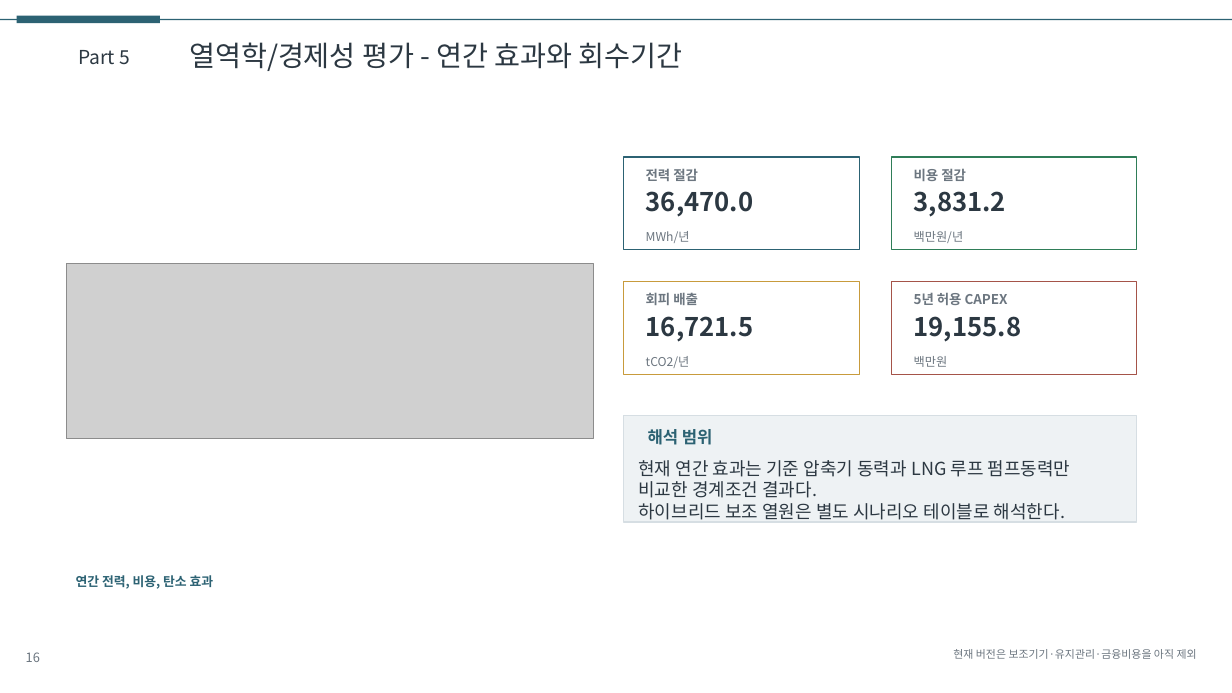
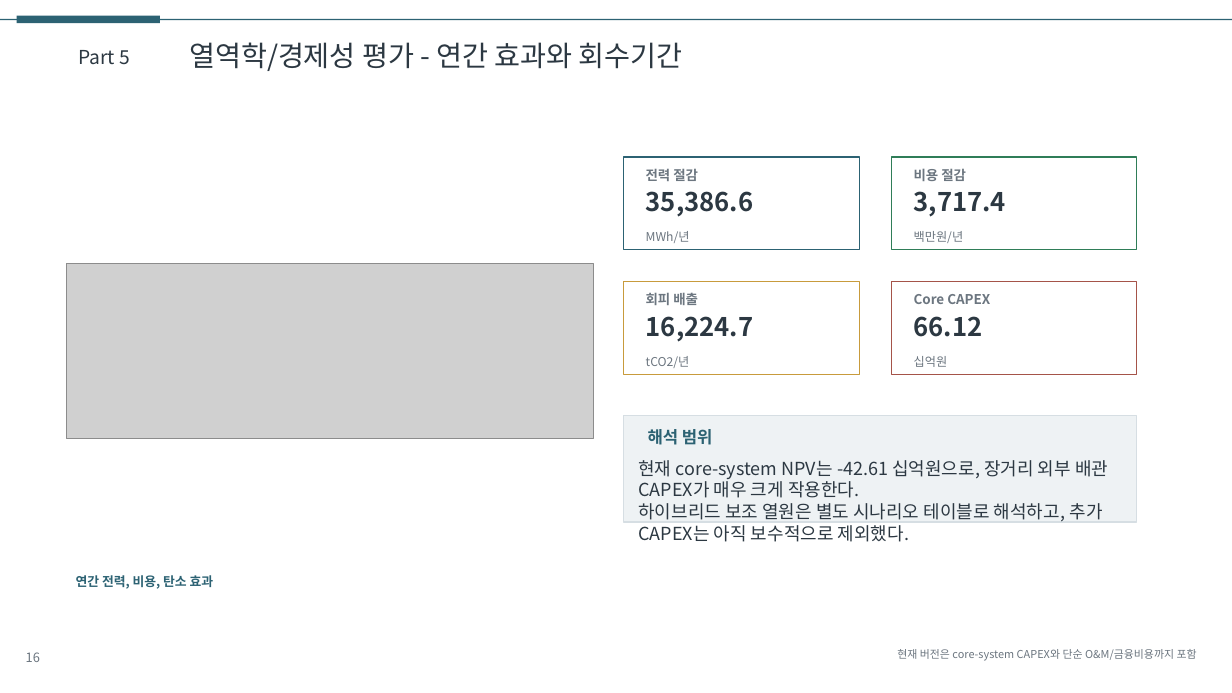
Before and after one commit to CuriousN006/lng-idc-design-study, a slide deck: slide 16 of deliverables/presentation_draft.pptx. Drawn at 1232x693 pixels with LibreOffice and Linux fonts; fonts in the diff are those of the drawing; grey boxes stand for pictures. Boxes give left, top, right and bottom in pixels: in the first picture for what was removed or moved away, otherwise in the second. Text is boxed around its words. In the diff, an @@ line names an element or a change of style, - is before the commit and + after.

```diff
--- a/deliverables/presentation_draft.pptx
+++ b/deliverables/presentation_draft.pptx
@@ text at (x1=646, y1=191, x2=754, y2=217): text changed @@
-36,470.0
+35,386.6
@@ text at (x1=914, y1=191, x2=1006, y2=217): text changed @@
-3,831.2
+3,717.4
@@ text at (x1=914, y1=294, x2=990, y2=304): text changed @@
-5년 허용 CAPEX
+Core CAPEX
@@ text at (x1=646, y1=316, x2=754, y2=342): text changed @@
-16,721.5
+16,224.7
@@ text at (x1=914, y1=316, x2=983, y2=337): text changed @@
-19,155.8
+66.12
@@ text at (x1=914, y1=356, x2=948, y2=367): text changed @@
-백만원
+십억원
@@ text at (x1=638, y1=460, x2=1108, y2=542): text changed @@
-현재 연간 효과는 기준 압축기 동력과 LNG 루프 펌프동력만 비교한 경계조건 결과다.
-하이브리드 보조 열원은 별도 시나리오 테이블로 해석한다.
+현재 core-system NPV는 -42.61 십억원으로, 장거리 외부 배관 CAPEX가 매우 크게 작용한다.
+하이브리드 보조 열원은 별도 시나리오 테이블로 해석하고, 추가 CAPEX는 아직 보수적으로 제외했다.
@@ text at (x1=897, y1=649, x2=1197, y2=661): text changed @@
-현재 버전은 보조기기·유지관리·금융비용을 아직 제외
+현재 버전은 core-system CAPEX와 단순 O&M/금융비용까지 포함
```
Also in this commit, not shown: 4 other slides changed, 5 other files.
